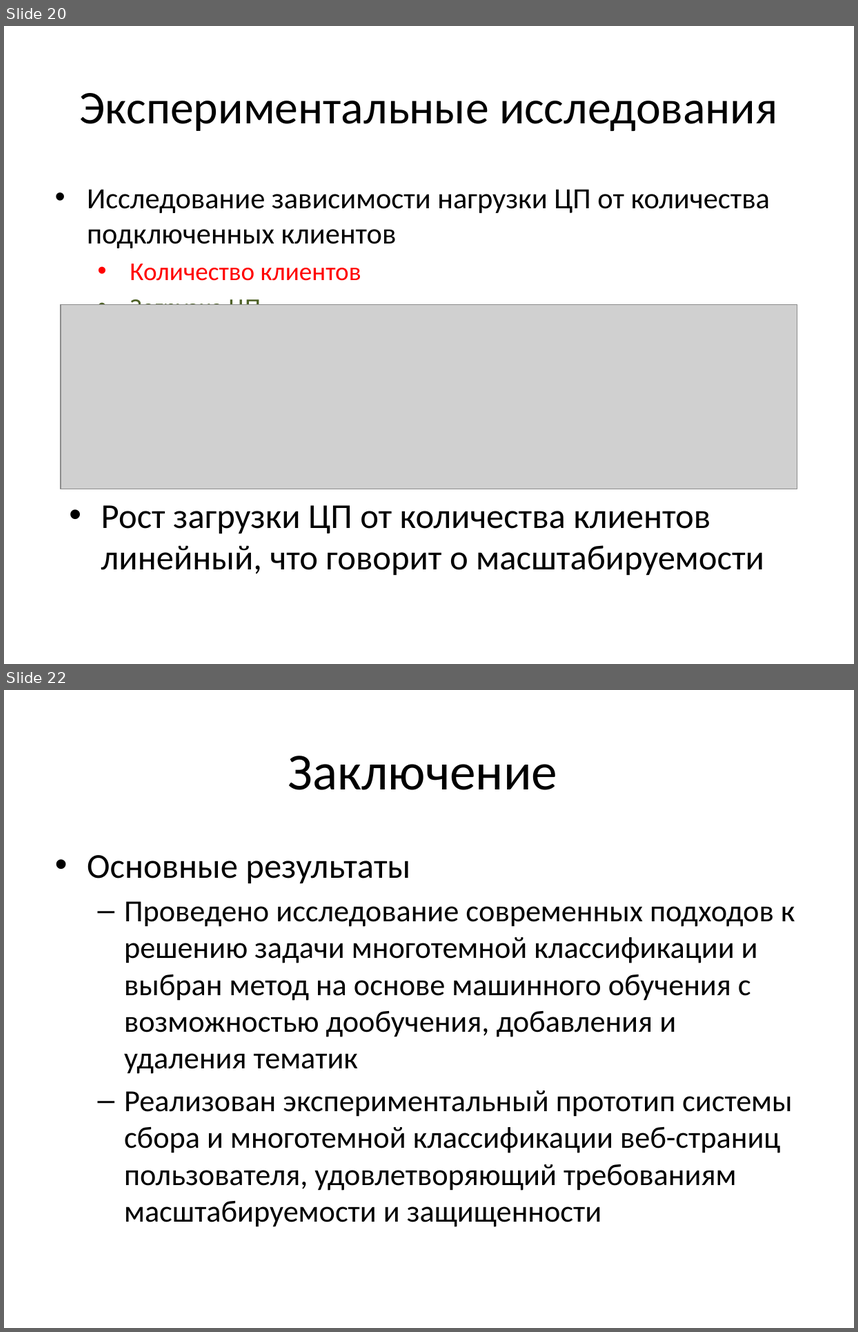
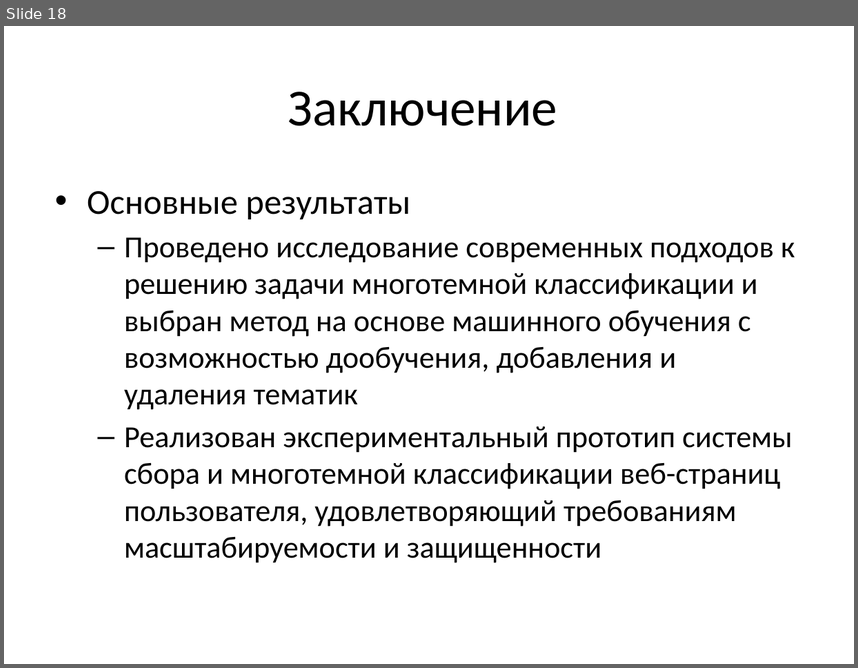
Before and after one commit to Oksert/Diplom_text, a slide deck: Треско_презентация.pptx. Shown one above the other, each under a label of ours: slides 20 and 22 before the commit, slide 18 after it; the slides between them are not shown. The pictures are 858x1332 and 858x668 pixels, drawn with LibreOffice and Linux fonts; fonts in the diff are those of the drawing; grey boxes stand for pictures. Boxes give left, top, right and bottom in pixels: in the first picture for what was removed or moved away, otherwise in the second. Text is boxed around its words. In the diff, an @@ line names an element or a change of style, - is before the commit and + after.

```diff
--- a/Треско_презентация.pptx
+++ b/Треско_презентация.pptx
@@ slide 20 removed at [4,26,854,664], background #FFFFFF @@
@@ title removed at [80,93,777,131] @@
-Экспериментальные исследования
@@ text removed at [87,189,770,305] @@
-• Исследование зависимости нагрузки ЦП от количества подключенных клиентов
-  • Количество клиентов
-  • Загрузка ЦП
@@ picture removed at [61,305,798,488] @@
@@ text removed at [101,505,764,575] @@
-• Рост загрузки ЦП от количества клиентов линейный, что говорит о масштабируемости
@@ what was slide 22 is now slide 18 @@
```
Also in this commit, not shown: 7 slides changed, 1 slide added, 3 other files.
